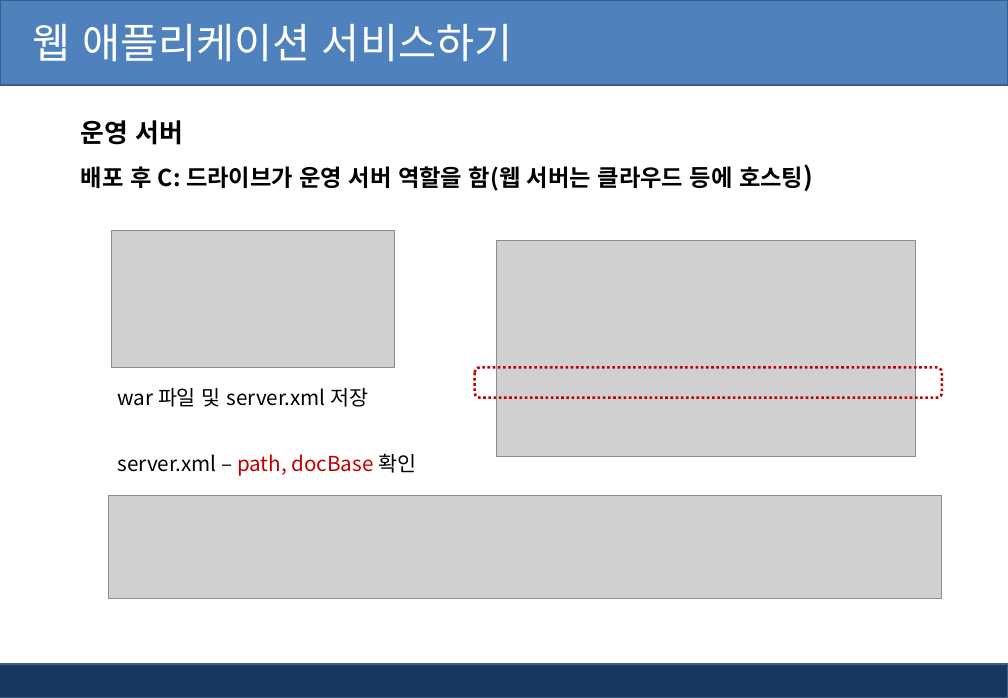
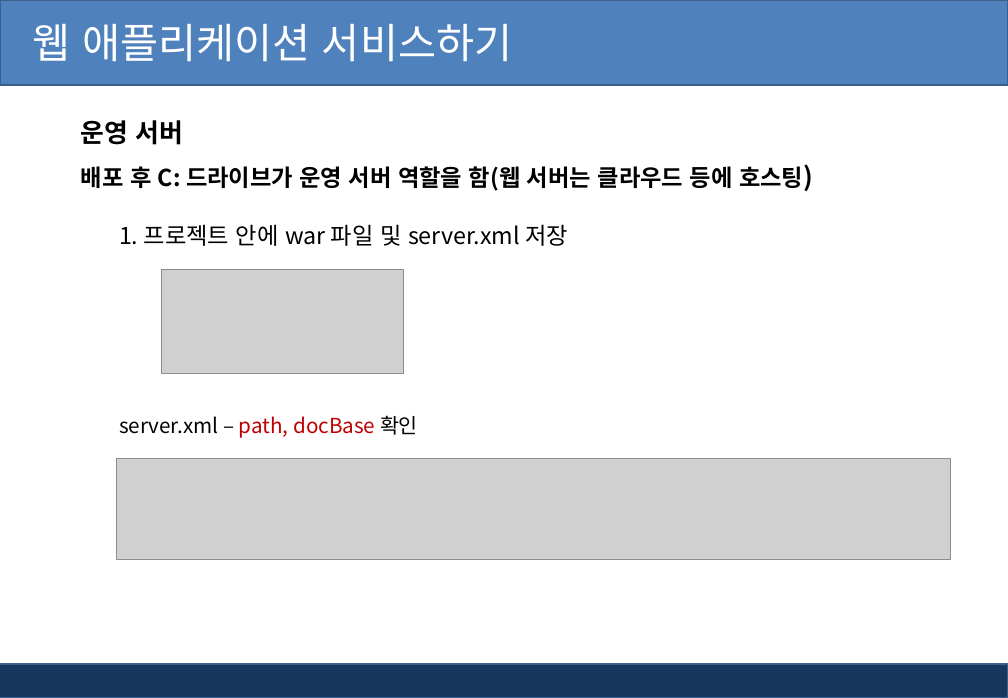
Before and after one commit to kiyongee2/green_project_web, a slide deck: slide 5 of jsp_ppt/웹(Web) 애플리케이션 배포하기.pptx. Drawn at 1008x698 pixels with LibreOffice and Linux fonts; fonts in the diff are those of the drawing; grey boxes stand for pictures; background and template pictures are left out. Boxes give left, top, right and bottom in pixels: in the first picture for what was removed or moved away, otherwise in the second. Text is boxed around its words. In the diff, an @@ line names an element or a change of style, - is before the commit and + after.

```diff
--- a/jsp_ppt/웹(Web) 애플리케이션 배포하기.pptx
+++ b/jsp_ppt/웹(Web) 애플리케이션 배포하기.pptx
@@ text at bbox=[119, 224, 568, 246]: text changed; size 16 to 18 pt @@
-war 파일 및 server.xml 저장
+1. 프로젝트 안에 war 파일 및 server.xml 저장
@@ picture removed at bbox=[497, 240, 916, 457] @@
@@ picture: place and size @@
-picture at bbox=[111, 230, 394, 368]
+picture at bbox=[161, 270, 403, 373]
@@ rounded rectangle removed at bbox=[475, 368, 942, 398] @@
@@ text "server.xml – path, docBase 확인": place and size @@
-text "server.xml – path, docBase 확인" at bbox=[117, 453, 416, 476]
+text "server.xml – path, docBase 확인" at bbox=[119, 415, 418, 438]
@@ picture added at bbox=[116, 459, 950, 559] @@
@@ picture removed at bbox=[108, 496, 942, 598] @@
```
Also in this commit, not shown: 2 other slides changed, 2 slides added, 3 other files.
